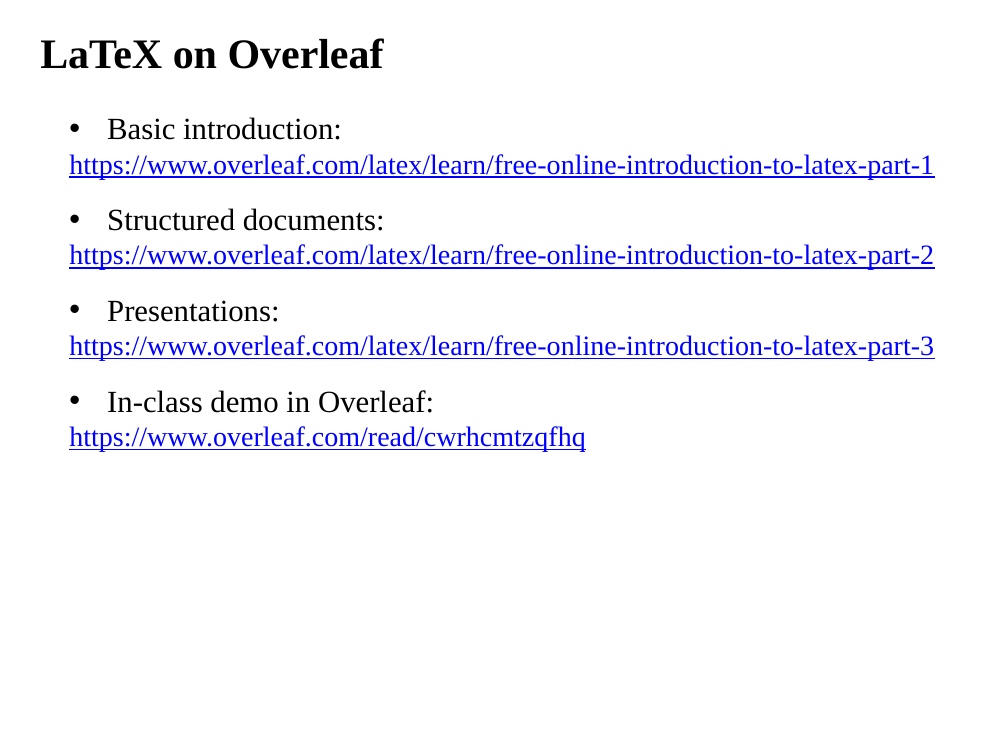
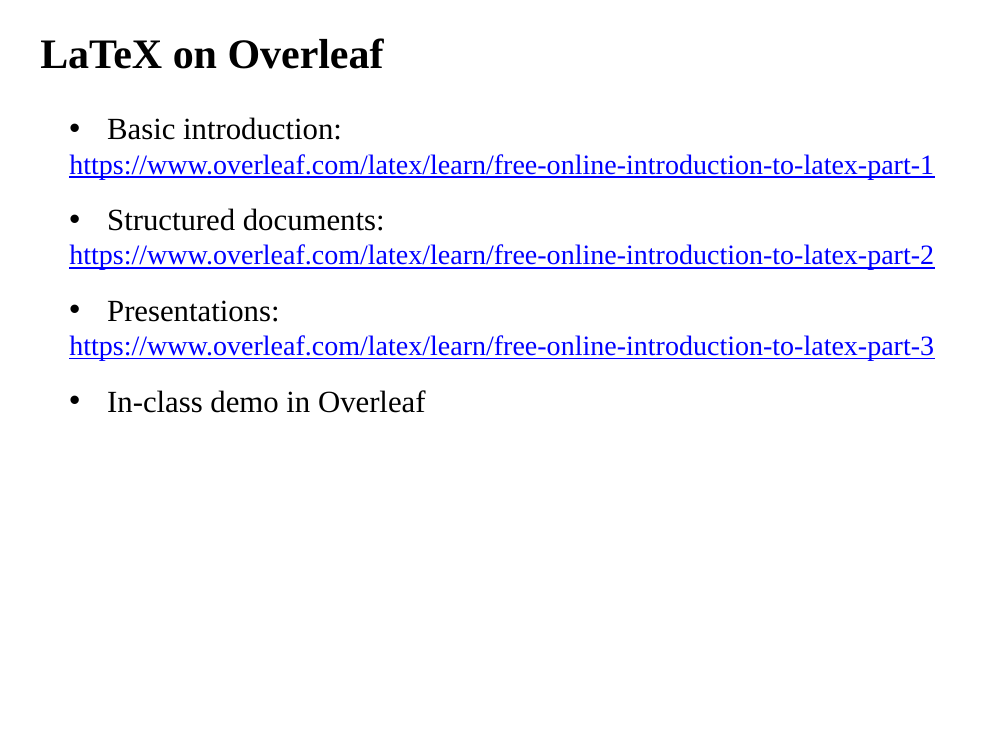
Before and after one commit to ajvanderhorst/PhysicsCapstoneGW, a slide deck: slide 4 of Slides/Class06.pptx. Drawn at 1008x756 pixels with LibreOffice and Linux fonts; fonts in the diff are those of the drawing. Boxes give left, top, right and bottom in pixels: in the first picture for what was removed or moved away, otherwise in the second. Text is boxed around its words. In the diff, an @@ line names an element or a change of style, - is before the commit and + after.

```diff
--- a/Slides/Class06.pptx
+++ b/Slides/Class06.pptx
@@ text at (107, 390, 426, 413): text changed; size 20 to 22 pt; text colour #0000FF to #000000 @@
-• In-class demo in Overleaf:
-https://www.overleaf.com/read/cwrhcmtzqfhq
+• In-class demo in Overleaf
```
Also in this commit, not shown: 1 other file.
